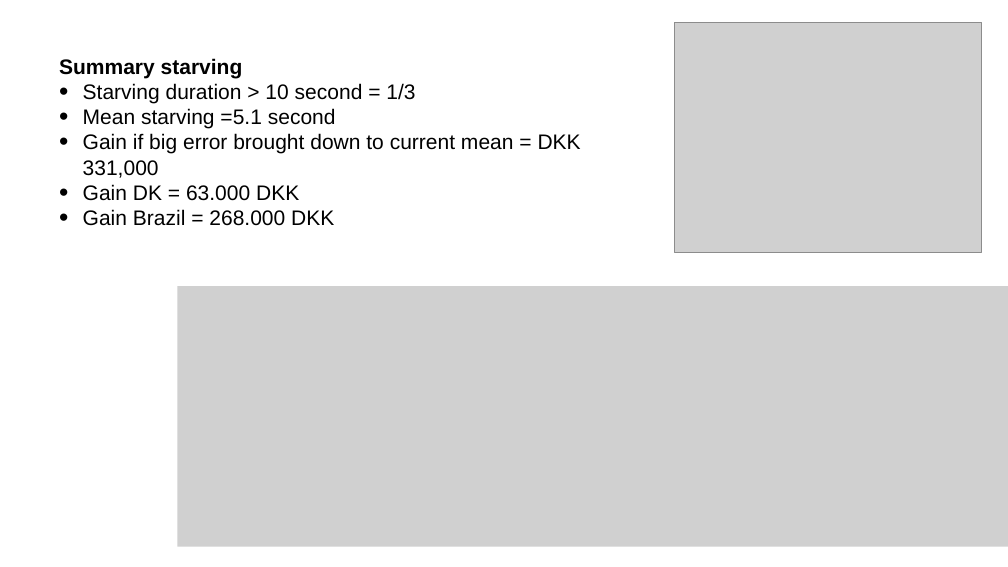
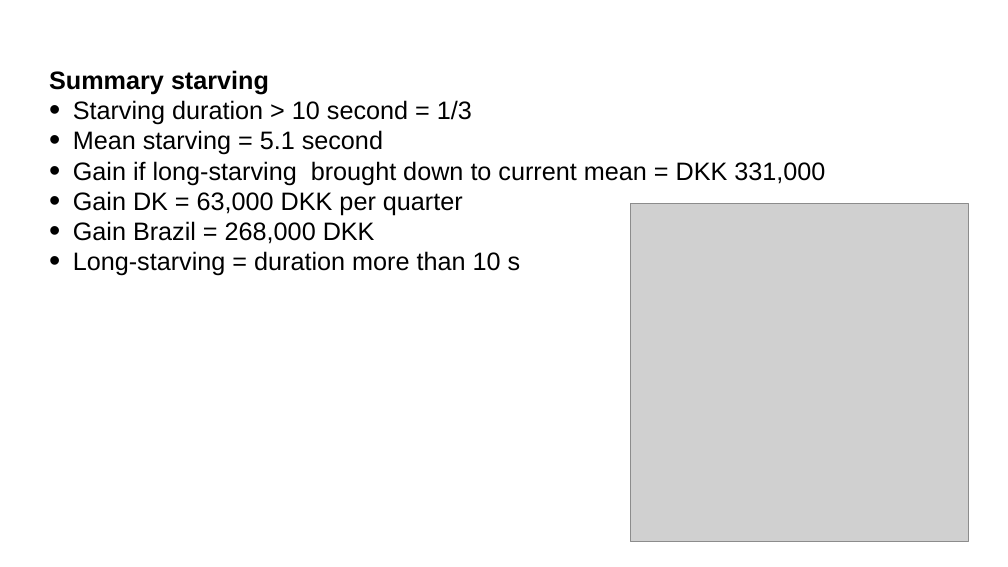
Before and after one commit to CaseNovo/viKnepperDem, a slide deck: slide 1 of errortype=list(errortype).pptx. Drawn at 1008x567 pixels with LibreOffice and Linux fonts; fonts in the diff are those of the drawing; grey boxes stand for pictures. Boxes give left, top, right and bottom in pixels: in the first picture for what was removed or moved away, otherwise in the second. Text is boxed around its words. In the diff, an @@ line names an element or a change of style, - is before the commit and + after.

```diff
--- a/errortype=list(errortype).pptx
+++ b/errortype=list(errortype).pptx
@@ picture removed at [675, 22, 982, 252] @@
@@ text "Summary starving": place and size @@
-text "Summary starving" at [59, 58, 581, 226]
+text "Summary starving" at [49, 70, 825, 276]
@@ text at [49, 70, 472, 125]: size 20 to 24 pt in "Summary starving", "Starving duration > 10 second = 1/3" @@
@@ text at [73, 130, 825, 276]: text changed; size 20 to 24 pt @@
-• Mean starving =5.1 second
-• Gain if big error brought down to current mean = DKK 331,000
-• Gain DK = 63.000 DKK
-• Gain Brazil = 268.000 DKK
+• Mean starving = 5.1 second
+• Gain if long-starving brought down to current mean = DKK 331,000
+• Gain DK = 63,000 DKK per quarter
+• Gain Brazil = 268,000 DKK
+• Long-starving = duration more than 10 s
@@ picture added at [630, 203, 968, 541] @@
@@ picture removed at [178, 287, 1008, 547] @@
```
Also in this commit, not shown: 1 slide added, 4 other files.
